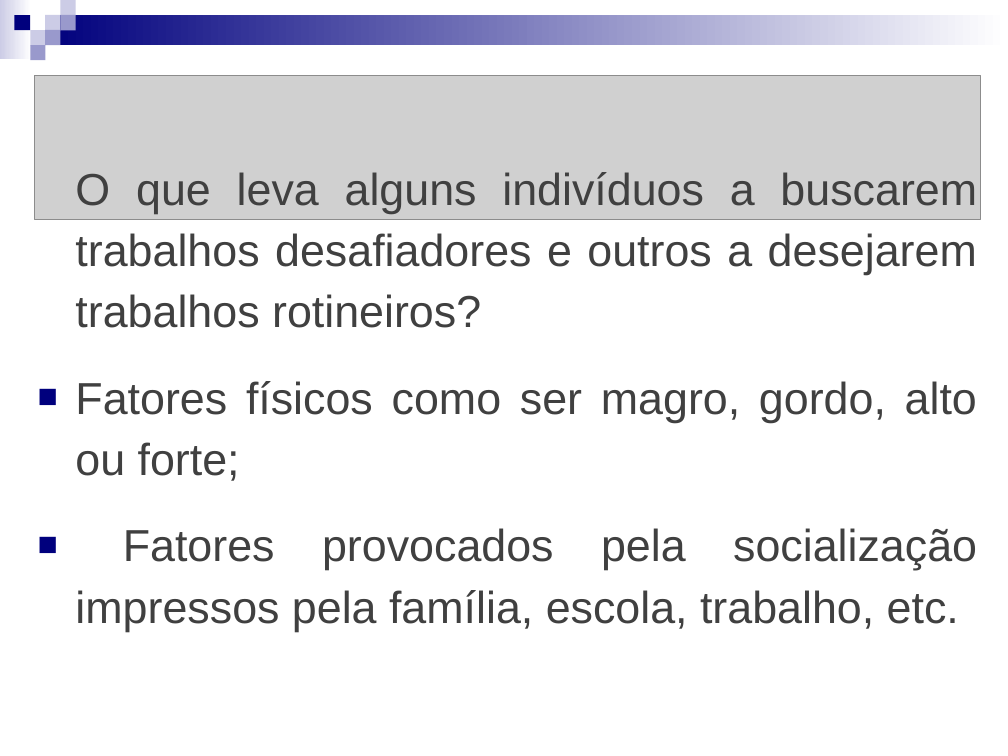
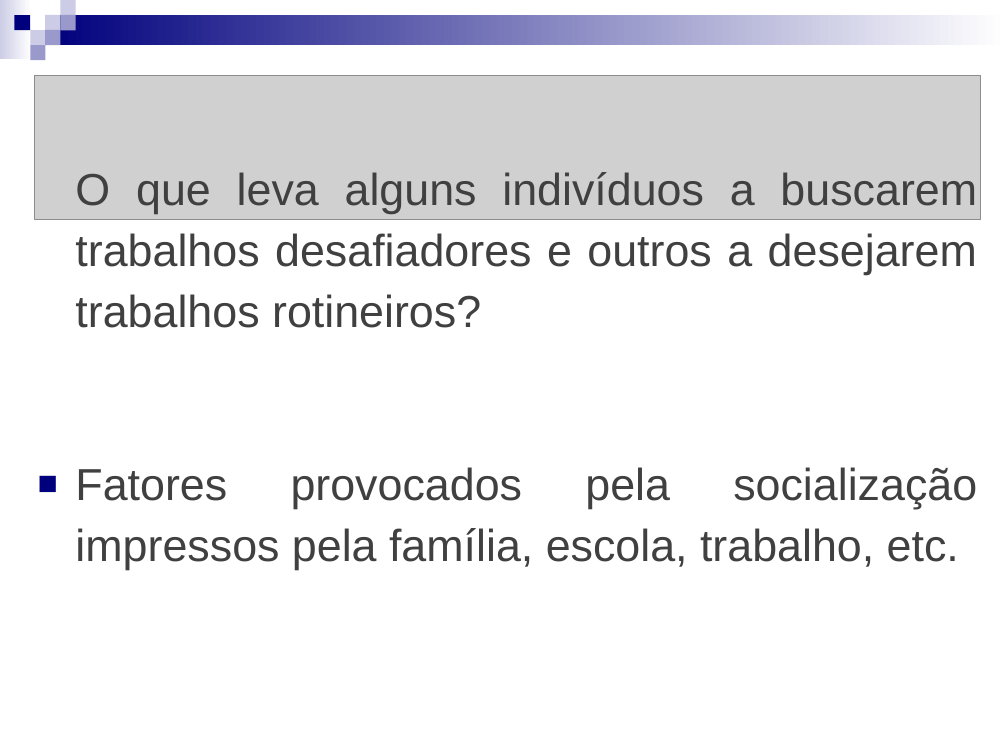
Before and after one commit to jharbes/SOCIOLOGIA-APLICADA, a slide deck: slide 2 of Aula 3.ppt. Drawn at 1008x756 pixels with LibreOffice and Linux fonts; fonts in the diff are those of the drawing; grey boxes stand for pictures. Boxes give left, top, right and bottom in pixels: in the first picture for what was removed or moved away, otherwise in the second. Text is boxed around its words. In the diff, an @@ line names an element or a change of style, - is before the commit and + after.

```diff
--- a/Aula 3.ppt
+++ b/Aula 3.ppt
@@ text at bbox=[75, 381, 977, 481]: paragraph removed @@
-■ Fatores físicos como ser magro, gordo, alto ou forte;
```
Also in this commit, not shown: 15 other slides changed.
